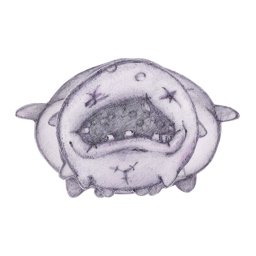
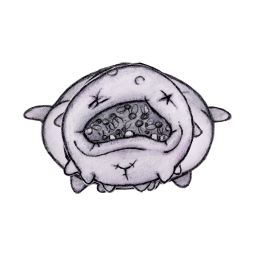
Two versions of the same layered image (256 x 256). Layer-by-layer changes:
painted on "frame1" over [55, 59, 200, 198]
painted on "frame2" over [58, 58, 197, 198]
painted on "frame3" over [47, 61, 208, 195]
painted on "frame4" over [15, 58, 240, 198]
